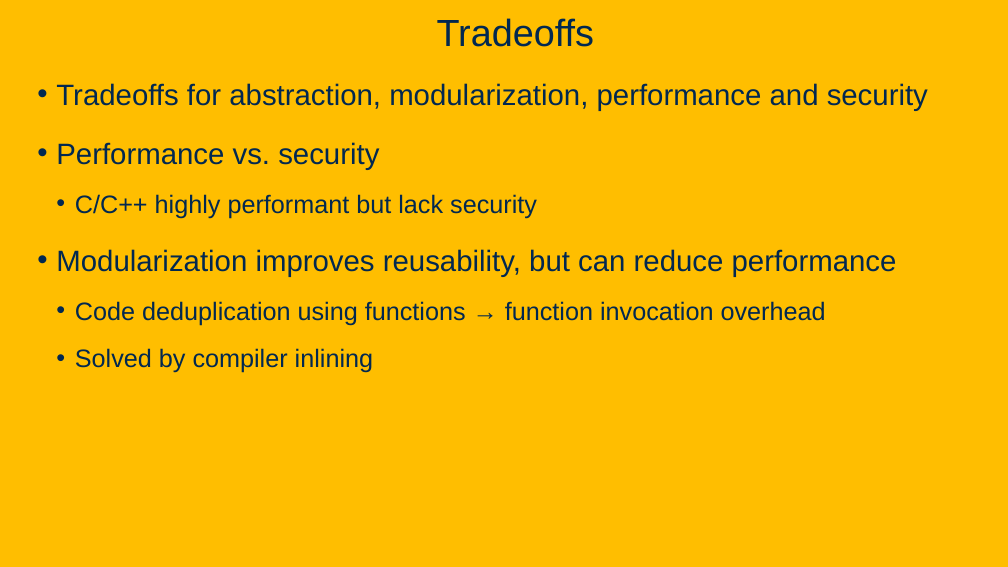
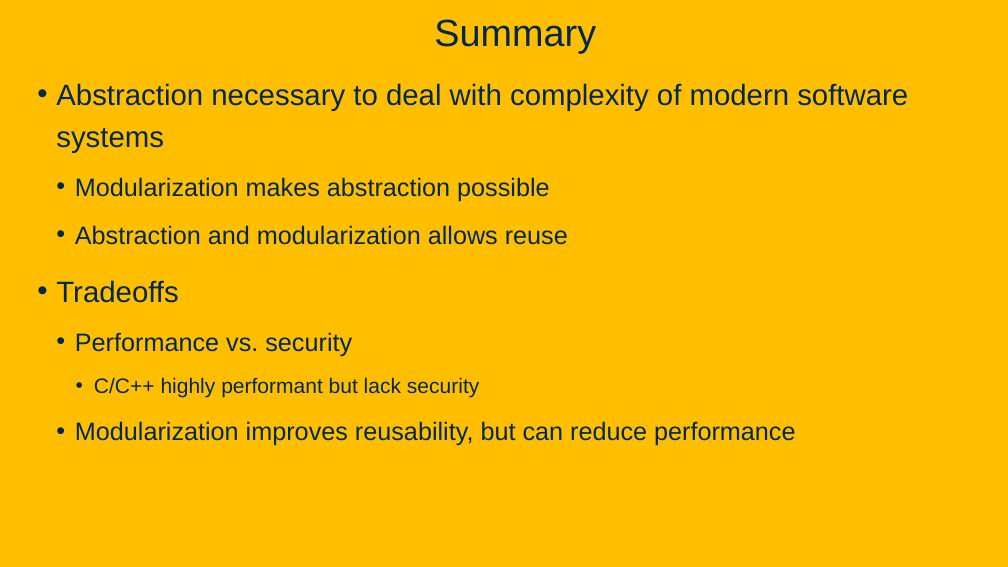
Before and after one commit to davsec-teaching/ECS160-Winter2025, a slide deck: slide 21 of slides/1_logistics_and_course_introduction.pptx (slide 20 before the commit). Drawn at 1008x567 pixels with LibreOffice and Linux fonts; fonts in the diff are those of the drawing; background and template pictures are left out. Boxes give left, top, right and bottom in pixels: in the first picture for what was removed or moved away, otherwise in the second. Text is boxed around its words. In the diff, an @@ line names an element or a change of style, - is before the commit and + after.

Commit message:
Updated Lecture 1

```diff
--- a/slides/1_logistics_and_course_introduction.pptx
+++ b/slides/1_logistics_and_course_introduction.pptx
@@ title at bbox=[434, 19, 596, 53]: text changed @@
-Tradeoffs
+Summary
@@ text at bbox=[56, 83, 908, 303]: text changed; size 28 to 24 pt @@
-• Tradeoffs for abstraction, modularization, performance and security
+• Abstraction necessary to deal with complexity of modern software systems
+  • Modularization makes abstraction possible
+  • Abstraction and modularization allows reuse
+• Tradeoffs
@@ text at bbox=[75, 301, 826, 373]: paragraphs removed @@
-  • Code deduplication using functions → function invocation overhead
-  • Solved by compiler inlining
@@ text at bbox=[75, 332, 795, 446]: size 28 to 24 pt in "Performance vs. security", "Modularization improves reusability, but can reduce performa ..."; size 24 to 20 pt in "C/C++ highly performant but lack security"; list level 1 to 2 in "Performance vs. security"; list level 2 to 3 in "C/C++ highly performant but lack ..."; list level 1 to 2 in "Modularization improves reusability, but can ..." @@
```
Also in this commit, not shown: 9 other slides changed, 1 slide added.
